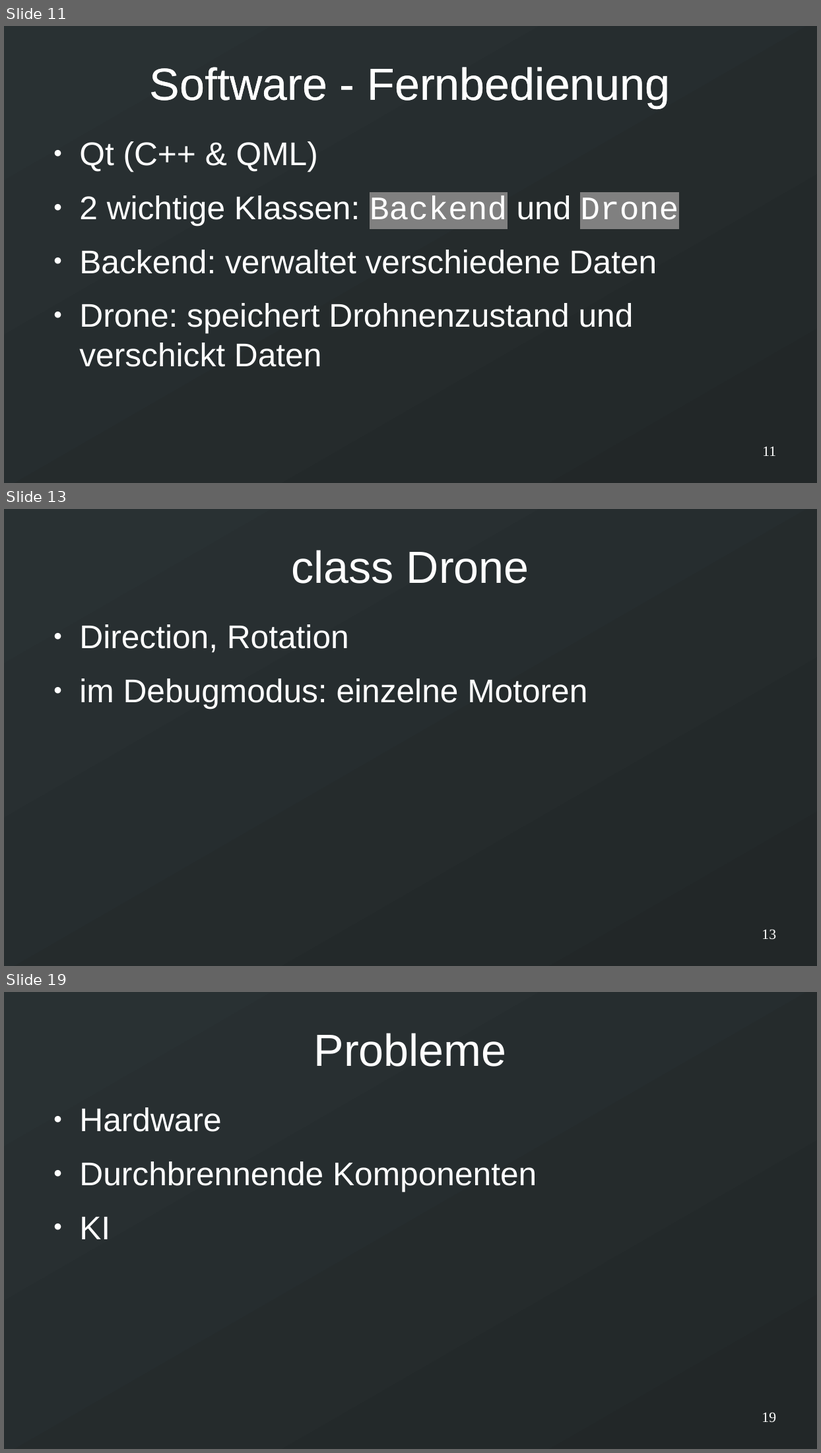
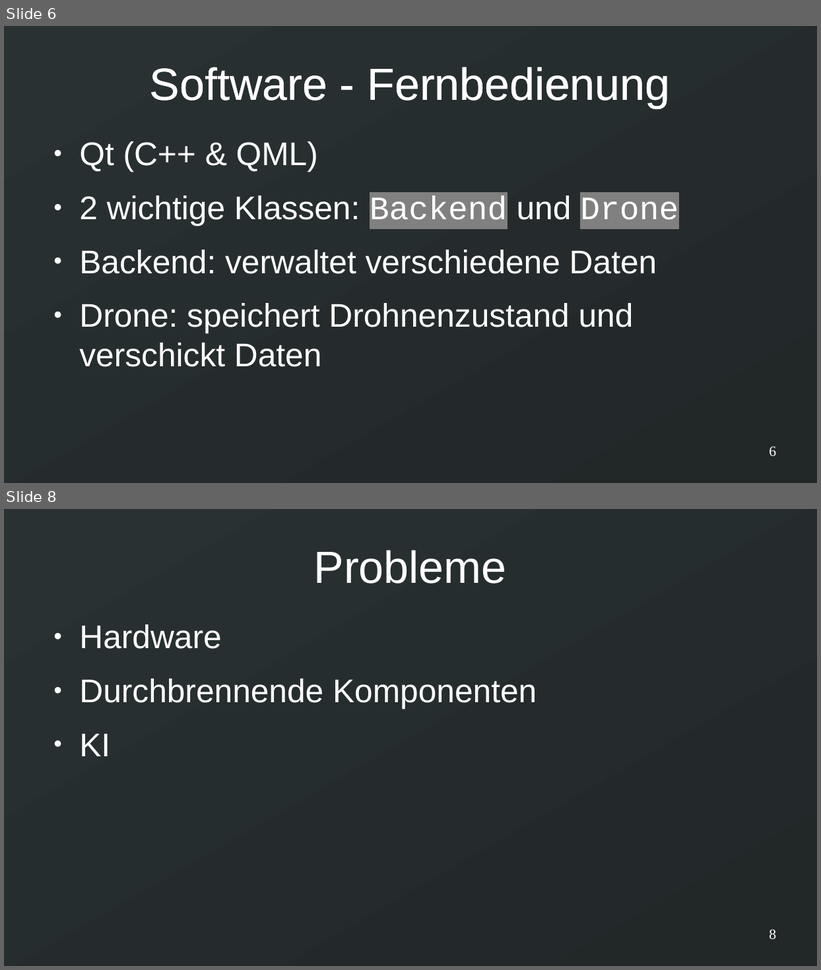
Before and after one commit to RandomlyCoded/InfoDrohne, a slide deck: Vortrag.odp. Shown one above the other, each under a label of ours: slides 11, 13 and 19 before the commit, slides 6 and 8 after it; the slides between them are not shown. The pictures are 821x1453 and 821x970 pixels, drawn with LibreOffice and Linux fonts; fonts in the diff are those of the drawing. Boxes give left, top, right and bottom in pixels: in the first picture for what was removed or moved away, otherwise in the second. Text is boxed around its words. In the diff, an @@ line names an element or a change of style, - is before the commit and + after.

```diff
--- a/Vortrag.odp
+++ b/Vortrag.odp
@@ slide 13 removed at [4,509,817,966], background gradient #293133 to #222728 @@
@@ title removed at [291,550,529,584] @@
-class Drone
@@ text removed at [79,625,587,708] @@
-● Direction, Rotation
-● im Debugmodus: einzelne Motoren
@@ page number removed at [762,929,776,940] @@
-13
@@ what was slide 11 is now slide 6 @@
@@ page number at [769,446,776,457]: text changed @@
-11
+6
@@ what was slide 19 is now slide 8 @@
@@ page number at [769,929,776,940]: text changed @@
-19
+8
```
Also in this commit, not shown: 1 slide added, 11 other slides removed.
